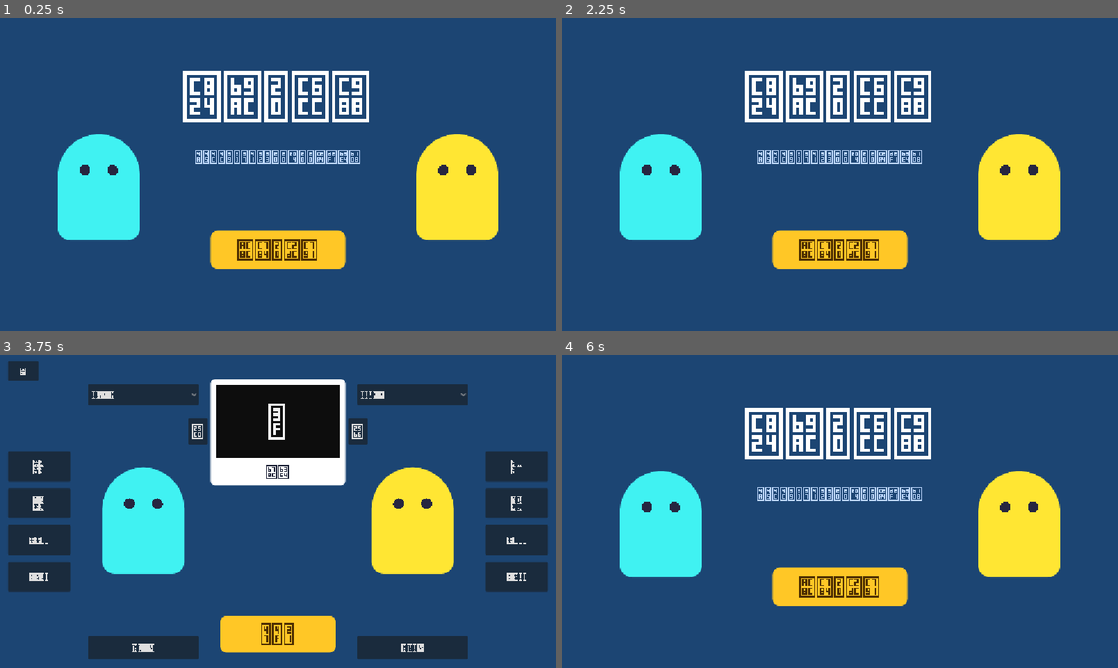
Above: before the commit, frames 1-4 (two rows, left to right).
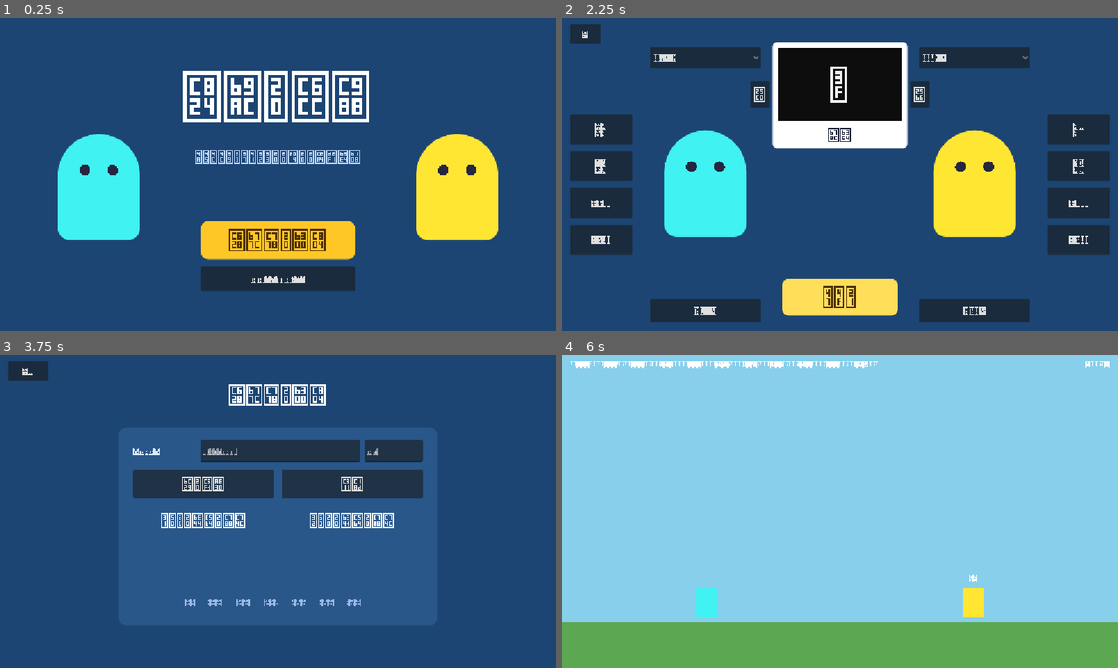
Above: after the commit, the same moments.

Repository: KADSA-OFFICIAL/Group-3
Game: Godot game, scene res://scenes/title.tscn
The game is run twice, just before and just after one commit, with the same random seed, the same clock (stepped at 60 frames per second) and the same inputs.
Inputs (mouse positions are in pixels of both pictures, inside the frame that each line leads up to):
- Up to frame 1 (0.25 s): no input
- Up to frame 2 (2.25 s): click "게임 시작" (after the commit: "온라인 대전") at 0.5 s; click (584, 33) at 1.25 s, where only the run before the commit has a clickable "홈"; click (840, 277) at 2 s, where only the run after the commit has a clickable "로컬 2인 (개발용)"
- Up to frame 3 (3.75 s): click (22, 370) at 2.75 s, where only the run after the commit has a clickable "홈"; click "게임 시작" (after the commit: "온라인 대전") at 3.5 s
- Up to frame 4 (6 s): click (589, 370) at 4.25 s, where only the run after the commit has a clickable "뒤로"; click (840, 614) at 5 s, where only the run after the commit has a clickable "로컬 2인 (개발용)"; click (840, 633) at 5.75 s, where only the run after the commit has a clickable "GO!"

The runs differ from the first frame. In frame 1, 4.6% of the frame differs, in the area x 36-64%, y 64-88%; in frame 2, 40%; in frame 3, 39%; in frame 4, 100%, in the area x 0-100%, y 0-100%.
Error after the commit: Invalid call. Nonexistent function 'default_config' in base 'Node (game_state.gd)'. (res://scripts/net.gd:65)

Commit message:
온라인 2인 대전 기반 추가
계획서의 "두 플레이어는 각각의 기기(노트북)으로 참여 (온라인)" 를 따라
로컬 2인 구조를 온라인 전제로 바꿨다.

- Net 오토로드: ENet 기반 연결 관리. 리슨 서버 / 전용 서버 / 클라이언트를
  같은 코드 경로로 다룬다. 슬롯(1P/2P) 배정, 설정 동기화, 진행 단계(Phase)
  관리를 서버가 맡는다.
- 로비 화면: 방 열기 / 주소 입력 접속. 두 명이 다 붙으면 자동으로 다음 화면.
- 인풋 재구성: p1_*/p2_* 두 벌을 화살표+Shift 한 벌로 통일했다 (계획서 조작).
  개발용 로컬 2인 모드를 위한 alt_*(WASD+Space) 는 따로 남겼다.
- 포트 번호는 팀에서 정해지지 않아 기본값을 두지 않았다. 항상 명시해야 한다.

Co-Authored-By: Claude Opus 5 <noreply@anthropic.com>

Diff:
--- a/project.godot
+++ b/project.godot
@@ -18,6 +18,7 @@
 [autoload]
 
 GameState="*res://scripts/game_state.gd"
+Net="*res://scripts/net.gd"
 
 [display]
 
@@ -29,44 +30,62 @@
 
 [input]
 
-p1_left={
+; 기본 조작 (계획서: 화살표 이동 + Shift 스킬).
+; 온라인에서는 각자 자기 기기에서 이 한 벌만 쓴다.
+move_left={
+"deadzone": 0.5,
+"events": [Object(InputEventKey,"resource_local_to_scene":false,"resource_name":"","device":-1,"window_id":0,"alt_pressed":false,"shift_pressed":false,"ctrl_pressed":false,"meta_pressed":false,"pressed":false,"keycode":4194319,"physical_keycode":0,"key_label":0,"unicode":0,"location":0,"echo":false,"script":null)
+]
+}
+move_right={
+"deadzone": 0.5,
+"events": [Object(InputEventKey,"resource_local_to_scene":false,"resource_name":"","device":-1,"window_id":0,"alt_pressed":false,"shift_pressed":false,"ctrl_pressed":false,"meta_pressed":false,"pressed":false,"keycode":4194321,"physical_keycode":0,"key_label":0,"unicode":0,"location":0,"echo":false,"script":null)
+]
+}
+jump={
+"deadzone": 0.5,
+"events": [Object(InputEventKey,"resource_local_to_scene":false,"resource_name":"","device":-1,"window_id":0,"alt_pressed":false,"shift_pressed":false,"ctrl_pressed":false,"meta_pressed":false,"pressed":false,"keycode":4194320,"physical_keycode":0,"key_label":0,"unicode":0,"location":0,"echo":false,"script":null)
+]
+}
+fast_fall={
+"deadzone": 0.5,
+"events": [Object(InputEventKey,"resource_local_to_scene":false,"resource_name":"","device":-1,"window_id":0,"alt_pressed":false,"shift_pressed":false,"ctrl_pressed":false,"meta_pressed":false,"pressed":false,"keycode":4194322,"physical_keycode":0,"key_label":0,"unicode":0,"location":0,"echo":false,"script":null)
+]
+}
+; Shift (좌우 구분 없음). Godot 의 InputMap 은 키 이벤트의 location 을 무시하므로
+; 좌/우 Shift 를 다른 액션으로 나눌 수 없다. 그래서 로컬 2인 모드의 1P 는
+; Shift 가 아닌 Space 를 쓴다 (alt_skill).
+skill={
+"deadzone": 0.5,
+"events": [Object(InputEventKey,"resource_local_to_scene":false,"resource_name":"","device":-1,"window_id":0,"alt_pressed":false,"shift_pressed":false,"ctrl_pressed":false,"meta_pressed":false,"pressed":false,"keycode":4194325,"physical_keycode":0,"key_label":0,"unicode":0,"location":0,"echo":false,"script":null)
+]
+}
+
+; 보조 조작 (WASD + Space). 개발용 로컬 2인 모드에서 1P가 쓴다.
+; 온라인 플레이에서는 사용하지 않는다.
+alt_move_left={
 "deadzone": 0.5,
 "events": [Object(InputEventKey,"resource_local_to_scene":false,"resource_name":"","device":-1,"window_id":0,"alt_press …(191 unchanged characters)…
 ]
 }
-p1_right={
+alt_move_right={
 "deadzone": 0.5,
 "events": [Object(InputEventKey,"resource_local_to_scene":false,"resource_name":"","device":-1,"window_id":0,"alt_press …(192 unchanged characters)…
 ]
 }
-p1_up={
+alt_jump={
 "deadzone": 0.5,
 "events": [Object(InputEventKey,"resource_local_to_scene":false,"resource_name":"","device":-1,"window_id":0,"alt_press …(192 unchanged characters)…
 ]
 }
-p1_down={
+alt_fast_fall={
 "deadzone": 0.5,
 "events": [Object(InputEventKey,"resource_local_to_scene":false,"resource_name":"","device":-1,"window_id":0,"alt_press …(192 unchanged characters)…
 ]
 }
-p2_left={
+alt_skill={
 "deadzone": 0.5,
-"events": [Object(InputEventKey,"resource_local_to_scene":fa …(119 unchanged characters)… ressed":false,"pressed":false,"keycode":4194319,"physical_keycode":0,"key_label":0,"unicode":0,"location":0,"echo":false,"script":null)
-]
-}
-p2_right={
-"deadzone": 0.5,
-"events": [Object(InputEventKey,"resource_local_to_scene":false,"resource_name":"","device":-1,"window_id":0,"alt_pressed":false,"shift_pressed":false,"ctrl_pressed":false,"meta_pressed":false,"pressed":false,"keycode":4194321,"physical_keycode":0,"key_label":0,"unicode":0,"location":0,"echo":false,"script":null)
-]
-}
-p2_up={
-"deadzone": 0.5,
-"events": [Object(InputEventKey,"resource_local_to_scene":false,"resource_name":"","device":-1,"window_id":0,"alt_pressed":false,"shift_pressed":false,"ctrl_pressed":false,"meta_pressed":false,"pressed":false,"keycode":4194320,"physical_keycode":0,"key_label":0,"unicode":0,"location":0,"echo":false,"script":null)
-]
-}
-p2_down={
-"deadzone": 0.5,
-"events": [Object(InputEventKey,"resource_local_to_scene":false,"resource_name":"","device":-1,"window_id":0,"alt_pressed":false,"shift_pressed":false,"ctrl_pressed":false,"meta_pressed":false,"pressed":false,"keycode":4194322,"physical_keycode":0,"key_label":0,"unicode":0,"location":0,"echo":false,"script":null)
+"events": [Object(InputEventKey,"resource_local_to_scene":fa …(119 unchanged characters)… ressed":false,"pressed":false,"keycode":32,"physical_keycode":0,"key_label":0,"unicode":32,"location":0,"echo":false,"script":null)
 ]
 }
 
--- /dev/null
+++ b/scenes/lobby.tscn
@@ -0,0 +1,145 @@
+[gd_scene load_steps=3 format=3 uid="uid://jellylobby001"]
+
+[ext_resource type="Script" path="res://scripts/lobby.gd" id="1_lobby"]
+
+[sub_resource type="StyleBoxFlat" id="StyleBoxFlat_panel"]
+bg_color = Color(0.16, 0.34, 0.54, 1)
+corner_radius_top_left = 16
+corner_radius_top_right = 16
+corner_radius_bottom_right = 16
+corner_radius_bottom_left = 16
+
+[node name="Lobby" type="Control"]
+anchor_right = 1.0
+anchor_bottom = 1.0
+script = ExtResource("1_lobby")
+
+[node name="BG" type="ColorRect" parent="."]
+anchor_right = 1.0
+anchor_bottom = 1.0
+color = Color(0.11, 0.27, 0.45, 1)
+
+[node name="BackButton" type="Button" parent="."]
+offset_left = 16.0
+offset_top = 12.0
+offset_right = 100.0
+offset_bottom = 54.0
+theme_override_font_sizes/font_size = 20
+text = "뒤로"
+
+[node name="TitleLabel" type="Label" parent="."]
+anchor_left = 0.5
+anchor_right = 0.5
+offset_left = -300.0
+offset_top = 60.0
+offset_right = 300.0
+offset_bottom = 120.0
+theme_override_colors/font_color = Color(1, 1, 1, 1)
+theme_override_font_sizes/font_size = 46
+text = "온라인 대전"
+horizontal_alignment = 1
+
+[node name="Panel" type="Panel" parent="."]
+anchor_left = 0.5
+anchor_right = 0.5
+offset_left = -330.0
+offset_top = 150.0
+offset_right = 330.0
+offset_bottom = 560.0
+theme_override_styles/panel = SubResource("StyleBoxFlat_panel")
+
+[node name="VBox" type="VBoxContainer" parent="Panel"]
+anchor_right = 1.0
+anchor_bottom = 1.0
+offset_left = 30.0
+offset_top = 26.0
+offset_right = -30.0
+offset_bottom = -26.0
+theme_override_constants/separation = 16
+
+[node name="AddressRow" type="HBoxContainer" parent="Panel/VBox"]
+layout_mode = 2
+theme_override_constants/separation = 10
+
+[node name="AddressLabel" type="Label" parent="Panel/VBox/AddressRow"]
+custom_minimum_size = Vector2(130, 46)
+layout_mode = 2
+theme_override_colors/font_color = Color(0.85, 0.92, 1, 1)
+theme_override_font_sizes/font_size = 22
+text = "서버 주소"
+vertical_alignment = 1
+
+[node name="AddressEdit" type="LineEdit" parent="Panel/VBox/AddressRow"]
+custom_minimum_size = Vector2(0, 46)
+layout_mode = 2
+size_flags_horizontal = 3
+theme_override_font_sizes/font_size = 20
+placeholder_text = "127.0.0.1"
+
+[node name="PortEdit" type="LineEdit" parent="Panel/VBox/AddressRow"]
+custom_minimum_size = Vector2(120, 46)
+layout_mode = 2
+theme_override_font_sizes/font_size = 20
+placeholder_text = "포트"
+
+[node name="ButtonRow" type="HBoxContainer" parent="Panel/VBox"]
+layout_mode = 2
+theme_override_constants/separation = 16
+
+[node name="HostButton" type="Button" parent="Panel/VBox/ButtonRow"]
+custom_minimum_size = Vector2(0, 58)
+layout_mode = 2
+size_flags_horizontal = 3
+theme_override_font_sizes/font_size = 24
+text = "방 열기"
+
+[node name="JoinButton" type="Button" parent="Panel/VBox/ButtonRow"]
+custom_minimum_size = Vector2(0, 58)
+layout_mode = 2
+size_flags_horizontal = 3
+theme_override_font_sizes/font_size = 24
+text = "접속"
+
+[node name="Slots" type="HBoxContainer" parent="Panel/VBox"]
+layout_mode = 2
+theme_override_constants/separation = 16
+
+[node name="Slot1" type="Label" parent="Panel/VBox/Slots"]
+custom_minimum_size = Vector2(0, 60)
+layout_mode = 2
+size_flags_horizontal = 3
+theme_override_colors/font_color = Color(1, 1, 1, 1)
+theme_override_font_sizes/font_size = 24
+text = "1P  비어 있음"
+horizontal_alignment = 1
+vertical_alignment = 1
+
+[node name="Slot2" type="Label" parent="Panel/VBox/Slots"]
+custom_minimum_size = Vector2(0, 60)
+layout_mode = 2
+size_flags_horizontal = 3
+theme_override_colors/font_color = Color(1, 1, 1, 1)
+theme_override_font_sizes/font_size = 24
+text = "2P  비어 있음"
+horizontal_alignment = 1
+vertical_alignment = 1
+
+[node name="StatusLabel" type="Label" parent="Panel/VBox"]
+custom_minimum_size = Vector2(0, 80)
+layout_mode = 2
+size_flags_vertical = 3
+theme_override_colors/font_color = Color(0.8, 0.88, 1, 1)
+theme_override_font_sizes/font_size = 19
+autowrap_mode = 2
+horizontal_alignment = 1
+vertical_alignment = 1
+
+[node name="Hint" type="Label" parent="Panel/VBox"]
+custom_minimum_size = Vector2(0, 56)
+layout_mode = 2
+theme_override_colors/font_color = Color(0.62, 0.73, 0.9, 1)
+theme_override_font_sizes/font_size = 17
+autowrap_mode = 2
+text = "두 명이 모두 접속하면 캐릭터 선택 창으로 자동으로 넘어갑니다."
+horizontal_alignment = 1
+vertical_alignment = 1
--- a/scenes/title.tscn
+++ b/scenes/title.tscn
@@ -72,10 +72,10 @@
 [node name="StartButton" type="Button" parent="."]
 anchor_left = 0.5
 anchor_right = 0.5
-offset_left = -140.0
-offset_top = 440.0
-offset_right = 140.0
-offset_bottom = 520.0
+offset_left = -160.0
+offset_top = 420.0
+offset_right = 160.0
+offset_bottom = 500.0
 theme_override_colors/font_color = Color(0.3, 0.18, 0, 1)
 theme_override_colors/font_hover_color = Color(0.3, 0.18, 0, 1)
 theme_override_colors/font_pressed_color = Color(0.3, 0.18, 0, 1)
@@ -83,4 +83,14 @@
 theme_override_styles/normal = SubResource("StyleBoxFlat_start")
 theme_override_styles/hover = SubResource("StyleBoxFlat_start_hover")
 theme_override_styles/pressed = SubResource("StyleBoxFlat_start")
-text = "게임 시작"
+text = "온라인 대전"
+
+[node name="LocalButton" type="Button" parent="."]
+anchor_left = 0.5
+anchor_right = 0.5
+offset_left = -160.0
+offset_top = 514.0
+offset_right = 160.0
+offset_bottom = 566.0
+theme_override_font_sizes/font_size = 22
+text = "로컬 2인 (개발용)"
--- /dev/null
+++ b/scripts/lobby.gd
@@ -0,0 +1,86 @@
+extends Control
+## 온라인 로비. 방을 열거나 주소를 넣어 접속한다.
+
+@onready var address_edit: LineEdit = $Panel/VBox/AddressRow/AddressEdit
+@onready var port_edit: LineEdit = $Panel/VBox/AddressRow/PortEdit
+@onready var host_button: Button = $Panel/VBox/ButtonRow/HostButton
+@onready var join_button: Button = $Panel/VBox/ButtonRow/JoinButton
+@onready var status_label: Label = $Panel/VBox/StatusLabel
+@onready var slot1_label: Label = $Panel/VBox/Slots/Slot1
+@onready var slot2_label: Label = $Panel/VBox/Slots/Slot2
+@onready var back_button: Button = $BackButton
+
+
+func _ready() -> void:
+	Net.leave()
+	host_button.pressed.connect(_on_host)
+	join_button.pressed.connect(_on_join)
+	back_button.pressed.connect(_on_back)
+	Net.players_changed.connect(_refresh)
+	Net.join_failed.connect(_on_join_failed)
+	Net.server_closed.connect(_on_server_closed)
+	_refresh()
+
+
+## 포트는 팀에서 정해진 값이 없어서 기본값을 두지 않았다. 반드시 입력받는다.
+func _port() -> int:
+	return port_edit.text.strip_edges().to_int()
+
+
+func _on_host() -> void:
+	var port := _port()
+	if port <= 0:
+		status_label.text = "포트 번호를 입력하세요."
+		return
+	var err := Net.host(port)
+	if err != "":
+		status_label.text = err
+		return
+	status_label.text = "방을 열었습니다. 상대가 접속하기를 기다리는 중…"
+	_refresh()
+
+
+func _on_join() -> void:
+	var address := address_edit.text.strip_edges()
+	if address == "":
+		status_label.text = "접속할 서버 주소를 입력하세요."
+		return
+	var port := _port()
+	if port <= 0:
+		status_label.text = "포트 번호를 입력하세요."
+		return
+	var err := Net.join(address, port)
+	if err != "":
+		status_label.text = err
+		return
+	status_label.text = "%s 에 접속하는 중…" % address
+	_refresh()
+
+
+func _on_join_failed(reason: String) -> void:
+	status_label.text = reason
+	_refresh()
+
+
+func _on_server_closed() -> void:
+	status_label.text = "서버와의 연결이 끊어졌습니다."
+	_refresh()
+
+
+func _on_back() -> void:
+	Net.leave()
+	get_tree().change_scene_to_file("res://scenes/title.tscn")
+
+
+## 두 명이 다 붙으면 서버가 알아서 선택 창으로 넘긴다. 여기서 누를 버튼은 없다.
+func _refresh() -> void:
+	host_button.disabled = Net.is_online()
+	join_button.disabled = Net.is_online()
+	address_edit.editable = not Net.is_online()
+	port_edit.editable = not Net.is_online()
+
+	slot1_label.text = "1P  " + ("접속됨" if Net.slot_filled(1) else "비어 있음")
+	slot2_label.text = "2P  " + ("접속됨" if Net.slot_filled(2) else "비어 있음")
+
+	if Net.is_online() and Net.both_connected():
+		status_label.text = "두 명 모두 접속했습니다. 캐릭터 선택으로 넘어갑니다…"
--- /dev/null
+++ b/scripts/net.gd
@@ -0,0 +1,326 @@
+extends Node
+## 온라인 연결 관리 (오토로드 싱글톤 Net)
+##
+## 리슨 서버(호스트가 같이 플레이) / 전용 서버 / 클라이언트를 모두 같은 코드 경로로 다룬다.
+## 개발용 로컬 2인 모드(LOCAL_2P)는 피어를 만들지 않고 같은 인터페이스만 흉내낸다.
+
+signal players_changed()
+signal join_failed(reason: String)
+signal server_closed()
+signal game_starting()
+
+## 포트 번호는 팀에서 정해지지 않았다. 기본값을 두지 않고 항상 명시적으로 받는다.
+const MAX_CLIENTS := 2
+const SLOTS := [1, 2]
+
+enum Mode { NONE, LOCAL_2P, ONLINE }
+## 서버가 들고 있는 진행 단계. 두 명이 다 붙으면 선택 창으로, 둘 다 준비하면 전투로 넘긴다.
+enum Phase { LOBBY, SELECT, MATCH }
+
+var mode: Mode = Mode.NONE
+var phase: Phase = Phase.LOBBY
+var dedicated := false          ## 이 인스턴스가 전용 서버인가 (여기서는 아무도 플레이하지 않음)
+var host_is_dedicated := false  ## 접속한 서버가 전용 서버인가. 클라이언트도 알아야 방장을 정할 수 있다.
+var players := {}               ## peer_id -> {"slot": int, "ready": bool, "config": Dictionary}
+
+
+func _ready() -> void:
+	multiplayer.peer_connected.connect(_on_peer_connected)
+	multiplayer.peer_disconnected.connect(_on_peer_disconnected)
+	multiplayer.connected_to_server.connect(_on_connected_to_server)
+	multiplayer.connection_failed.connect(_on_connection_failed)
+	multiplayer.server_disconnected.connect(_on_server_disconnected)
+	_check_dedicated_launch()
+
+
+## `godot --headless -- --server --port=<포트>` 로 전용 서버 실행.
+## 포트는 필수. 기본값을 임의로 정해두지 않는다.
+func _check_dedicated_launch() -> void:
+	var args := OS.get_cmdline_user_args()
+	if not args.has("--server"):
+		return
+	var port := 0
+	for arg: String in args:
+		if arg.begins_with("--port="):
+			port = arg.trim_prefix("--port=").to_int()
+	if port <= 0:
+		push_error("전용 서버를 켜려면 --port=<포트번호> 를 함께 지정해야 합니다.")
+		get_tree().quit(1)
+		return
+	var err := host_dedicated(port)
+	if err != "":
+		push_error(err)
+		get_tree().quit(1)
+	else:
+		print("전용 서버 실행 중 — 포트 %d" % port)
+
+
+# --- 연결 시작/종료 ---------------------------------------------------------
+
+## 개발·테스트용. 한 기기에서 두 명이 플레이한다 (네트워크 없음).
+func start_local_2p() -> void:
+	leave()
+	mode = Mode.LOCAL_2P
+	phase = Phase.SELECT
+	players = {
+		1: {"slot": 1, "ready": true, "config": GameState.default_config(1)},
+		2: {"slot": 2, "ready": true, "config": GameState.default_config(2)},
+	}
+	players_changed.emit()
+
+
+## 이 기기가 서버 겸 플레이어가 된다.
+func host(port: int) -> String:
+	leave()
+	var peer := ENetMultiplayerPeer.new()
+	var err := peer.create_server(port, MAX_CLIENTS)
+	if err != OK:
+		return "포트 %d 를 열 수 없습니다 (오류 %d)" % [port, err]
+	multiplayer.multiplayer_peer = peer
+	mode = Mode.ONLINE
+	phase = Phase.LOBBY
+	dedicated = false
+	host_is_dedicated = false
+	players = {1: {"slot": 1, "ready": false, "config": GameState.default_config(1)}}
+	players_changed.emit()
+	return ""
+
+
+## 플레이어 없이 서버만 돌린다. `godot --headless -- --server --port=<포트>` 로 실행.
+func host_dedicated(port: int) -> String:
+	var err := host(port)
+	if err != "":
+		return err
+	dedicated = true
+	host_is_dedicated = true
+	players.clear()
+	players_changed.emit()
+	return ""
+
+
+func join(address: String, port: int) -> String:
+	leave()
+	var peer := ENetMultiplayerPeer.new()
+	var err := peer.create_client(address, port)
+	if err != OK:
+		return "%s:%d 에 접속할 수 없습니다 (오류 %d)" % [address, port, err]
+	multiplayer.multiplayer_peer = peer
+	mode = Mode.ONLINE
+	dedicated = false
+	host_is_dedicated = false
+	return ""
+
+
+func leave() -> void:
+	if multiplayer.multiplayer_peer != null:
+		multiplayer.multiplayer_peer.close()
+		multiplayer.multiplayer_peer = null
+	mode = Mode.NONE
+	phase = Phase.LOBBY
+	dedicated = false
+	host_is_dedicated = false
+	players.clear()
+
+
+# --- 조회 -------------------------------------------------------------------
+
+func is_online() -> bool:
+	return mode == Mode.ONLINE
+
+
+## ENet 서버를 돌리고 있는가. 실제 패킷 중계 권한.
+func is_server() -> bool:
+	return mode != Mode.ONLINE or multiplayer.is_server()
+
+
+func my_id() -> int:
+	return multiplayer.get_unique_id() if mode == Mode.ONLINE else 1
+
+
+## 이 기기가 조종하는 슬롯. 로컬 2인/전용 서버에서는 0 (조종 대상 없음 또는 둘 다).
+func my_slot() -> int:
+	if mode != Mode.ONLINE:
+		return 0
+	var me: int = my_id()
+	return players[me]["slot"] if players.has(me) else 0
+
+
+func peer_for_slot(slot: int) -> int:
+	for id: int in players:
+		if players[id]["slot"] == slot:
+			return id
+	return 0
+
+
+func slot_filled(slot: int) -> bool:
+	return peer_for_slot(slot) != 0
+
+
+func both_connected() -> bool:
+	return slot_filled(1) and slot_filled(2)
+
+
+func everyone_ready() -> bool:
+	if mode == Mode.LOCAL_2P:
+		return true
+	for slot: int in SLOTS:
+		var id: int = peer_for_slot(slot)
+		if id == 0 or not players[id]["ready"]:
+			return false
+	return true
+
+
+## 내가 준비를 눌렀는가.
+func am_i_ready() -> bool:
+	var me: int = my_id()
+	return players.has(me) and players[me]["ready"]
+
+
+# --- 피어 이벤트 ------------------------------------------------------------
+
+func _on_peer_connected(id: int) -> void:
+	if not multiplayer.is_server():
+		return
+	# 정원 초과는 서버가 바로 끊는다.
+	if _next_free_slot() == 0:
+		multiplayer.multiplayer_peer.disconnect_peer(id)
+
+
+func _on_peer_disconnected(id: int) -> void:
+	if not multiplayer.is_server():
+		return
+	players.erase(id)
+	# 한 명이 나가면 처음 단계로 되돌린다. 남은 사람의 준비 상태도 푼다.
+	phase = Phase.LOBBY
+	for other: int in players:
+		players[other]["ready"] = false
+	_broadcast_players()
+
+
+func _on_connected_to_server() -> void:
+	_request_join.rpc_id(1, GameState.local_config)
+
+
+func _on_connection_failed() -> void:
+	leave()
+	join_failed.emit("서버에 연결하지 못했습니다. 주소와 포트를 확인하세요.")
+
+
+func _on_server_disconnected() -> void:
+	leave()
+	server_closed.emit()
+
+
+func _next_free_slot() -> int:
+	for slot: int in SLOTS:
+		if not slot_filled(slot):
+			return slot
+	return 0
+
+
+# --- 동기화 RPC -------------------------------------------------------------
+
+@rpc("any_peer", "reliable")
+func _request_join(config: Dictionary) -> void:
+	if not multiplayer.is_server():
+		return
+	var id: int = multiplayer.get_remote_sender_id()
+	var slot: int = _next_free_slot()
+	if slot == 0:
+		multiplayer.multiplayer_peer.disconnect_peer(id)
+		return
+	players[id] = {"slot": slot, "ready": false, "config": config}
+	_broadcast_players()
+
+
+func _broadcast_players() -> void:
+	# 마지막 상대가 막 끊긴 순간에 rpc 를 쏘면 ENet 이 "max channels: 0" 오류를 낸다.
+	# 보낼 상대가 없으면 로컬에서만 반영한다 (리슨 서버는 자기 UI 갱신이 필요하다).
+	if multiplayer.get_peers().is_empty():
+		_receive_players(players, dedicated)
+	else:
+		_receive_players.rpc(players, dedicated)
+	_advance_if_possible()
+
+
+## 서버 전용. 방장 없이 접속·준비 상태만 보고 다음 단계로 넘긴다.
+func _advance_if_possible() -> void:
+	if not multiplayer.is_server():
+		return
+	if phase == Phase.LOBBY and both_connected():
+		phase = Phase.SELECT
+		_goto_scene.rpc("res://scenes/select.tscn")
+	elif phase == Phase.SELECT and both_connected() and everyone_ready():
+		phase = Phase.MATCH
+		_apply_match.rpc(_pick_map(), players)
+
+
+## 맵은 항상 랜덤. 아직 안 만든 맵은 뽑히지 않는다.
+func _pick_map() -> String:
+	return GameState.IMPLEMENTED_MAPS.pick_random()
+
+
+@rpc("authority", "call_local", "reliable")
+func _receive_players(list: Dictionary, server_dedicated: bool) -> void:
+	players = list
+	host_is_dedicated = server_dedicated
+	players_changed.emit()
+
+
+## 내 캐릭터 설정이 바뀌었을 때 호출. 서버가 받아서 전원에게 다시 뿌린다.
+func set_my_config(config: Dictionary) -> void:
+	GameState.local_config = config
+	if mode != Mode.ONLINE:
+		return
+	_submit_config.rpc_id(1, config)
+
+
+@rpc("any_peer", "reliable")
+func _submit_config(config: Dictionary) -> void:
+	if not multiplayer.is_server():
+		return
+	var id: int = multiplayer.get_remote_sender_id()
+	if players.has(id):
+		players[id]["config"] = config
+		_broadcast_players()
+
+
+func set_my_ready(value: bool) -> void:
+	if mode != Mode.ONLINE:
+		return
+	_submit_ready.rpc_id(1, value)
+
+
+@rpc("any_peer", "reliable")
+func _submit_ready(value: bool) -> void:
+	if not multiplayer.is_server():
+		return
+	var id: int = multiplayer.get_remote_sender_id()
+	if players.has(id):
+		players[id]["ready"] = value
+		_broadcast_players()
+
+
+# --- 화면 전환 --------------------------------------------------------------
+
+@rpc("authority", "call_local", "reliable")
+func _goto_scene(path: String) -> void:
+	get_tree().change_scene_to_file(path)
+
+
+## 로컬 2인 모드 전용. 온라인에서는 양쪽이 준비를 누르면 서버가 알아서 시작한다.
+func start_local_match() -> void:
+	if mode != Mode.LOCAL_2P:
+		return
+	_apply_match(_pick_map(), players)
+
+
+@rpc("authority", "call_local", "reliable")
+func _apply_match(map_name: String, list: Dictionary) -> void:
+	players = list
+	GameState.map_name = map_name
+	GameState.configs.clear()
+	for id: int in players:
+		GameState.configs[players[id]["slot"]] = players[id]["config"]
+	game_starting.emit()
+	get_tree().change_scene_to_file("res://scenes/main.tscn")
--- a/scripts/title.gd
+++ b/scripts/title.gd
@@ -2,8 +2,19 @@
 
 
 func _ready() -> void:
-	$StartButton.pressed.connect(_on_start)
+	$StartButton.pressed.connect(_on_online)
+	$LocalButton.pressed.connect(_on_local)
+	# 전용 서버로 실행됐으면 UI는 의미가 없다.
+	if Net.dedicated:
+		$SubLabel.text = "전용 서버 실행 중"
+		$StartButton.disabled = true
+		$LocalButton.disabled = true
 
 
-func _on_start() -> void:
+func _on_online() -> void:
+	get_tree().change_scene_to_file("res://scenes/lobby.tscn")
+
+
+func _on_local() -> void:
+	Net.start_local_2p()
 	get_tree().change_scene_to_file("res://scenes/select.tscn")
Not shown, added: scripts/lobby.gd.uid
Not shown, added: scripts/net.gd.uid
